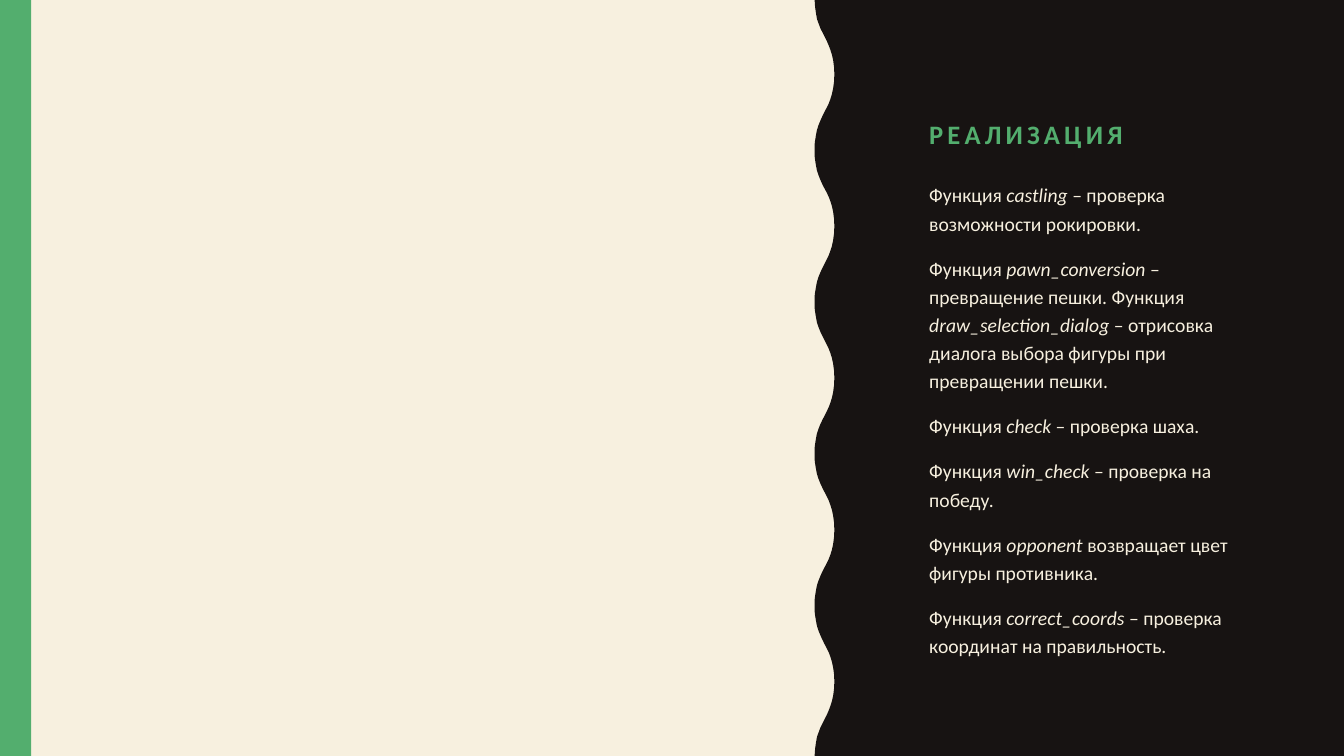
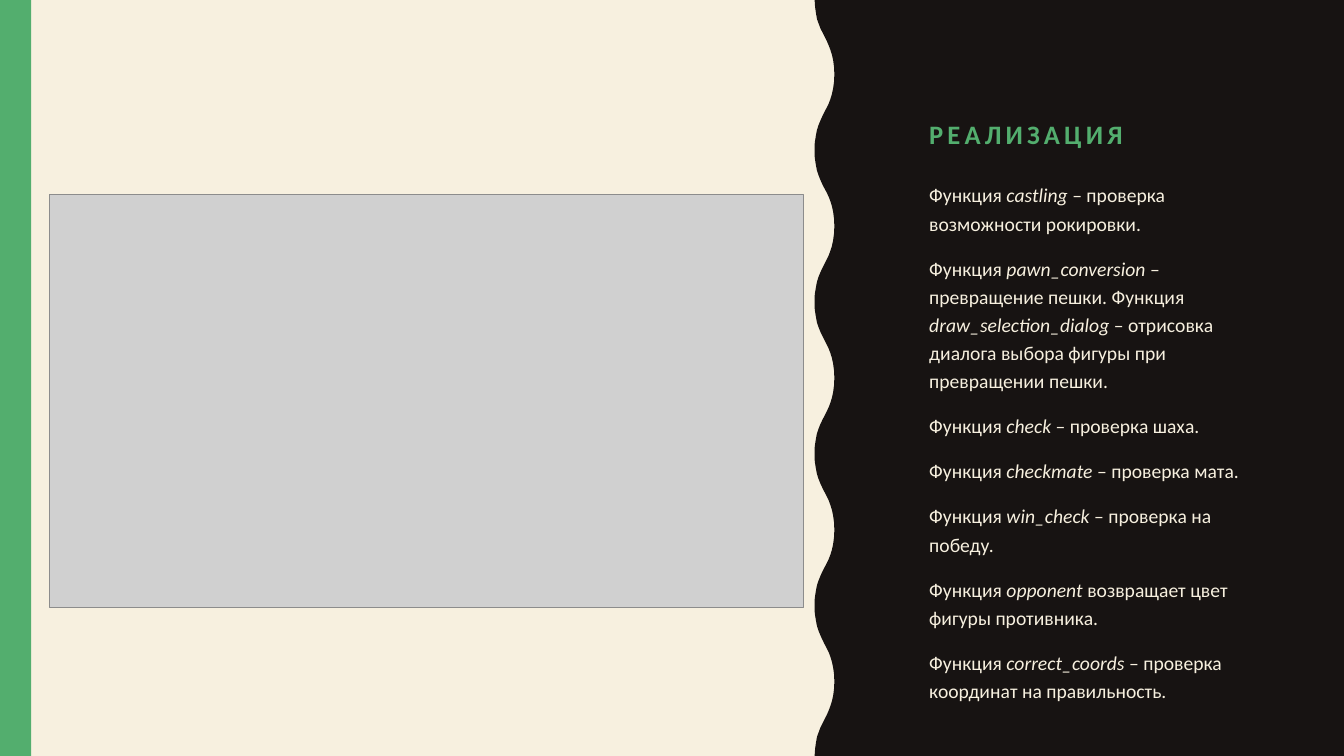
Before and after one commit to Gentlem4n72/Pygame-Chess, a slide deck: slide 5 of Шах и мат.pptx. Drawn at 1344x756 pixels with LibreOffice and Linux fonts; fonts in the diff are those of the drawing; grey boxes stand for pictures. Boxes give left, top, right and bottom in pixels: in the first picture for what was removed or moved away, otherwise in the second. Text is boxed around its words. In the diff, an @@ line names an element or a change of style, - is before the commit and + after.

```diff
--- a/Шах и мат.pptx
+++ b/Шах и мат.pptx
@@ picture added at (49, 195, 804, 608) @@
@@ text at (929, 464, 1239, 482): paragraph added @@
+Функция checkmate – проверка мата.
```
Also in this commit, not shown: 2 other slides changed, 1 other file.
